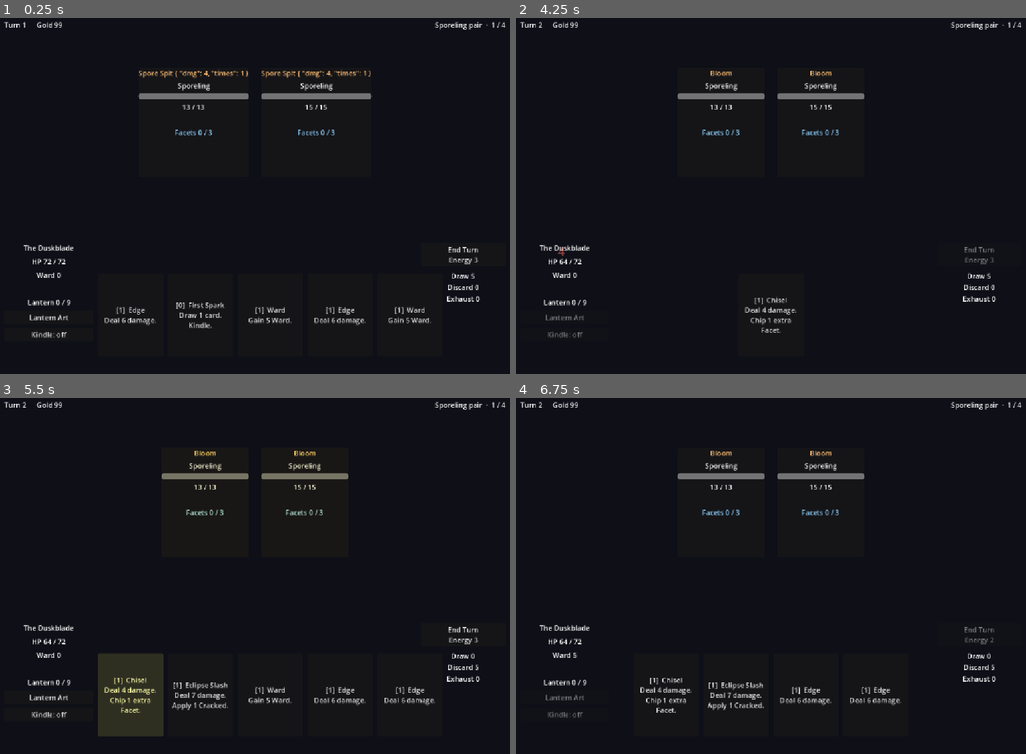
Above: before the commit, frames 1-4 (two rows, left to right).
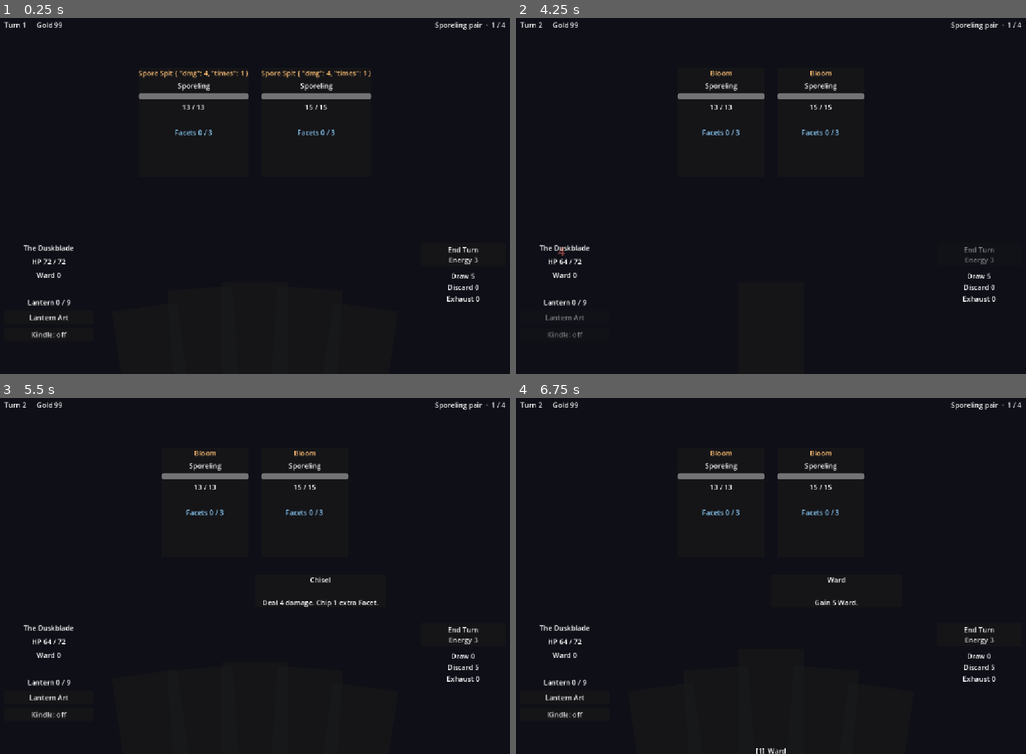
Above: after the commit, the same moments.

Repository: fol2/glassvow
Game: Godot game, scene res://application/main.tscn
Two runs of this game, one before a commit and one after it. Both use one fixed random seed, a clock stepped at 60 frames per second and the inputs below.
Inputs (mouse positions are in pixels of both pictures, inside the frame that each line leads up to):
- Up to frame 1 (0.25 s): no input
- Up to frame 2 (4.25 s): click "Lantern Art" at 0.5 s; click "Kindle: off" at 1.25 s; click "Kindle: on" at 2 s; click "End Turn Energy 3" at 2.75 s; tap Enter at 3.5 s; drag from (709, 121) to (822, 114) at 3.52 s
- Up to frame 3 (5.5 s): click (255, 693) at 4.25 s, where only the run before the commit has a clickable "[1] Chisel Deal 4 damage. Chi…"; click (132, 693) at 5 s, where only the run before the commit has a clickable "[1] Chisel Deal 4 damage. Chi…"
- Up to frame 4 (6.75 s): click (714, 693) at 5.75 s, where only the run before the commit has a clickable "[1] Eclipse Slash Deal 7 dama…"; click (786, 693) at 6.5 s, where only the run before the commit has a clickable "[1] Ward Gain 5 Ward."

The runs differ from the first frame. In frame 1, 0.8% of the frame differs, in the area x 20-85%, y 79-88%; in frame 2, 0.2%; in frame 3, 4.0%, in the area x 19-86%, y 18-95%; in frame 4, 1.3%.

Commit message:
feat(M5b): hand arc + drag-to-play input machine
HandView becomes the arc + gesture owner: fan layout (centered spread,
outer cards lower + tilted), 14px slop threshold (below = tap-to-inspect,
above = drag), hover raise mouse-only, mouse + touch through gui_input
(no emulate_touch_from_mouse; touch positions lifted to global via the
control transform). Targeted cards drop onto an enemy pane's rect;
untargeted/kindle release above the hand line; failed drops snap back.
CombatScreen gains rules-gated request_play/request_kindle plus a tap
inspect panel; the arm/click stub and EnemyView's click path are gone.

Co-Authored-By: Claude Opus 4.8 (1M context) <noreply@anthropic.com>
Claude-Session: https://claude.ai/code/session_018MzyKvTGJkNuno8dxQa9kt

Diff:
--- a/presentation/combat/card_view.gd
+++ b/presentation/combat/card_view.gd
@@ -1,13 +1,26 @@
 class_name CardView
-extends Button
-## One card in the hand. M5a skeleton: a tall button showing cost / name /
-## rules text; drag-to-play arrives with the HandView input pass (M5b).
+extends PanelContainer
+## One card in the hand: cost / name / rules text, plus the raw pointer
+## surface for the hand's drag state machine. Mouse and touch both arrive
+## through _gui_input (no emulate_touch_from_mouse); hover exists only on
+## the mouse path by nature.
+
+signal pressed_at(uid: int, global_pos: Vector2)
+signal moved_to(uid: int, global_pos: Vector2)
+signal released_at(uid: int, global_pos: Vector2)
+signal hover_changed(uid: int, hovering: bool)
 
 var uid: int = 0
 var card_id: StringName = &""
-## "enemy" needs a target click; everything else plays on press.
+## "enemy" needs a drop on an enemy; everything else plays on release above the hand.
 var target_kind: String = ""
 var unplayable: bool = false
+var playable: bool = true
+## Layout home assigned by HandView._relayout; snap-back target.
+var home_position: Vector2 = Vector2.ZERO
+var home_rotation: float = 0.0
+
+var _held: bool = false
 
 
 func _init(inst: CardInst, data: Dictionary, cost: int) -> void:
@@ -16,6 +29,9 @@
 	target_kind = str(data.get("target", ""))
 	var unplayable_flag: bool = data.get("unplayable", false)
 	unplayable = unplayable_flag
+	custom_minimum_size = Vector2(150, 190)
+	size = custom_minimum_size
+	pivot_offset = custom_minimum_size * 0.5
 	var display_name: String = str(data.get("name", String(inst.id)))
 	if inst.up:
 		display_name += "+"
@@ -24,18 +40,51 @@
 	# rich text lands with the craft pass.
 	rules_text = rules_text.replace("@", "").replace("#", "")
 	var cost_line: String = "-" if unplayable else str(cost)
-	text = "[%s]  %s\n\n%s" % [cost_line, display_name, rules_text]
-	custom_minimum_size = Vector2(150, 190)
-	clip_text = false
-	autowrap_mode = TextServer.AUTOWRAP_WORD_SMART
-	alignment = HORIZONTAL_ALIGNMENT_CENTER
+	var body: Label = Label.new()
+	body.text = "[%s]  %s\n\n%s" % [cost_line, display_name, rules_text]
+	body.autowrap_mode = TextServer.AUTOWRAP_WORD_SMART
+	body.horizontal_alignment = HORIZONTAL_ALIGNMENT_CENTER
+	body.mouse_filter = Control.MOUSE_FILTER_IGNORE  # pointer belongs to the card
+	add_child(body)
+	mouse_entered.connect(func() -> void: hover_changed.emit(uid, true))
+	mouse_exited.connect(func() -> void: hover_changed.emit(uid, false))
+
+
+func _gui_input(event: InputEvent) -> void:
+	var mb: InputEventMouseButton = event as InputEventMouseButton
+	if mb != null and mb.button_index == MOUSE_BUTTON_LEFT:
+		_press_release(mb.pressed, mb.global_position)
+		return
+	var st: InputEventScreenTouch = event as InputEventScreenTouch
+	if st != null:
+		# Touch events carry only a control-local position — lift to global.
+		_press_release(st.pressed, get_global_transform() * st.position)
+		return
+	var mm: InputEventMouseMotion = event as InputEventMouseMotion
+	if mm != null and _held:
+		moved_to.emit(uid, mm.global_position)
+		return
+	var sd: InputEventScreenDrag = event as InputEventScreenDrag
+	if sd != null and _held:
+		moved_to.emit(uid, get_global_transform() * sd.position)
+
+
+func _press_release(pressed: bool, global_pos: Vector2) -> void:
+	if pressed:
+		_held = true
+		pressed_at.emit(uid, global_pos)
+	elif _held:
+		_held = false
+		released_at.emit(uid, global_pos)
 
 
 ## Grey out cards the player cannot afford / play right now.
-func set_playable(playable: bool) -> void:
-	disabled = not playable
-	modulate = Color(1, 1, 1, 1) if playable else Color(0.6, 0.6, 0.6, 0.8)
+func set_playable(can: bool) -> void:
+	playable = can
+	modulate = Color(1, 1, 1, 1) if can else Color(0.6, 0.6, 0.6, 0.8)
 
 
-func set_armed(armed: bool) -> void:
-	modulate = Color(1.2, 1.2, 0.7, 1) if armed else Color(1, 1, 1, 1)
+func snap_home() -> void:
+	position = home_position
+	rotation = home_rotation
+	scale = Vector2.ONE
--- a/presentation/combat/combat_screen.gd
+++ b/presentation/combat/combat_screen.gd
@@ -33,7 +33,8 @@
 var _overlay_title: Label
 var _overlay_body: Label
 var _overlay_button: Button
-var _armed_uid: int = -1
+var _inspect: PanelContainer
+var _inspect_label: Label
 var _over_emitted: bool = false
 
 
@@ -114,16 +115,26 @@
 	_kindle_toggle.toggled.connect(_on_kindle_toggled)
 	player_box.add_child(_kindle_toggle)
 
-	var hand_center: CenterContainer = CenterContainer.new()
-	hand_center.set_anchors_preset(Control.PRESET_BOTTOM_WIDE)
-	hand_center.offset_top = -250
-	hand_center.offset_left = 230
-	hand_center.offset_right = -230
-	hand_center.offset_bottom = -20
-	add_child(hand_center)
 	_hand = HandView.new()
-	_hand.card_pressed.connect(_on_card_pressed)
-	hand_center.add_child(_hand)
+	_hand.set_anchors_preset(Control.PRESET_BOTTOM_WIDE)
+	_hand.offset_top = -260
+	_hand.offset_left = 230
+	_hand.offset_right = -230
+	_hand.offset_bottom = -10
+	_hand.card_tapped.connect(_on_card_tapped)
+	_hand.card_drag_moved.connect(_on_card_drag_moved)
+	_hand.card_drag_released.connect(_on_card_drag_released)
+	add_child(_hand)
+
+	_inspect = PanelContainer.new()
+	_inspect.set_anchors_preset(Control.PRESET_CENTER)
+	_inspect.visible = false
+	_inspect.gui_input.connect(_on_inspect_input)
+	add_child(_inspect)
+	_inspect_label = _label("")
+	_inspect_label.autowrap_mode = TextServer.AUTOWRAP_WORD_SMART
+	_inspect_label.custom_minimum_size = Vector2(300, 0)
+	_inspect.add_child(_inspect_label)
 
 	var right_box: VBoxContainer = VBoxContainer.new()
 	right_box.anchor_left = 1.0
@@ -177,7 +188,6 @@
 
 func start_encounter(enemy_ids: Array, kind: String, encounter_text: String) -> void:
 	_over_emitted = false
-	_armed_uid = -1
 	_encounter_label.text = encounter_text
 	# Live play rolls the elite affix inside start_combat (traces passed it
 	# explicitly only to skip the rng draw).
@@ -191,7 +201,6 @@
 			var affix_def: Dictionary = game.content.affixes.get(String(game.cb.affix), {})
 			display = "%s %s" % [str(affix_def.get("name", String(game.cb.affix))), e.name]
 		var view: EnemyView = EnemyView.new(e.idx, display)
-		view.clicked.connect(_on_enemy_clicked)
 		_enemy_row.add_child(view)
 		_enemy_views.append(view)
 	_sync_all()
@@ -206,40 +215,91 @@
 
 # ---------------------------------------------------------------- input
 
-func _on_card_pressed(uid: int) -> void:
+## Play through the rules gate; false leaves state untouched (drop snaps back).
+func request_play(uid: int, target: Variant) -> bool:
 	if seq.is_busy() or game.cb.over:
-		return
+		return false
+	var inst: CardInst = _find_card(uid)
+	if inst == null or not _rules.can_play(game.cb, inst, target):
+		return false
+	seq.enqueue(game.apply({"t": "playCard", "uid": uid, "target": target}))
+	return true
+
+
+func request_kindle(uid: int) -> bool:
+	if seq.is_busy() or game.cb.over:
+		return false
+	var inst: CardInst = _find_card(uid)
+	if inst == null or not _rules.can_kindle(game.cb, inst):
+		return false
+	seq.enqueue(game.apply({"t": "kindleFromHand", "uid": uid}))
+	return true
+
+
+func _on_card_tapped(uid: int) -> void:
 	var inst: CardInst = _find_card(uid)
 	if inst == null:
 		return
+	var d: Dictionary = _rules.card_data(inst)
+	var display_name: String = str(d.get("name", String(inst.id)))
+	if inst.up:
+		display_name += "+"
+	var rules_text: String = str(d.get("text", "")).replace("@", "").replace("#", "")
+	_inspect_label.text = "%s\n\n%s" % [display_name, rules_text]
+	_inspect.visible = true
+
+
+func _on_inspect_input(event: InputEvent) -> void:
+	var mb: InputEventMouseButton = event as InputEventMouseButton
+	var st: InputEventScreenTouch = event as InputEventScreenTouch
+	if (mb != null and mb.pressed) or (st != null and st.pressed):
+		_inspect.visible = false
+
+
+func _on_card_drag_moved(uid: int, global_pos: Vector2) -> void:
+	var view: CardView = _hand.card_view(uid)
+	if view == null or view.target_kind != "enemy":
+		return
+	var hovered: int = _enemy_at(global_pos)
+	for ev: EnemyView in _enemy_views:
+		ev.set_targetable(ev.idx == hovered)
+
+
+func _on_card_drag_released(uid: int, global_pos: Vector2) -> void:
+	for ev: EnemyView in _enemy_views:
+		ev.set_targetable(false)
+	_inspect.visible = false
+	var view: CardView = _hand.card_view(uid)
+	if view == null:
+		return
 	if _kindle_toggle.button_pressed:
-		if _rules.can_kindle(game.cb, inst):
-			_disarm()
-			seq.enqueue(game.apply({"t": "kindleFromHand", "uid": uid}))
-		return
-	var view: CardView = _hand.card_view(uid)
-	if view != null and view.target_kind == "enemy":
-		if _armed_uid == uid:
-			_disarm()
-		else:
-			_arm(uid)
-		return
-	_disarm()
-	seq.enqueue(game.apply({"t": "playCard", "uid": uid}))
-
-
-func _on_enemy_clicked(idx: int) -> void:
-	if seq.is_busy() or game.cb.over or _armed_uid < 0:
-		return
-	var uid: int = _armed_uid
-	_disarm()
-	seq.enqueue(game.apply({"t": "playCard", "uid": uid, "target": idx}))
+		if _above_hand(global_pos) and request_kindle(uid):
+			return
+	elif view.target_kind == "enemy":
+		var idx: int = _enemy_at(global_pos)
+		if idx >= 0 and request_play(uid, idx):
+			return
+	elif _above_hand(global_pos) and request_play(uid, null):
+		return
+	_hand.snap_back(uid)
+
+
+func _above_hand(global_pos: Vector2) -> bool:
+	return global_pos.y < _hand.get_global_rect().position.y
+
+
+func _enemy_at(global_pos: Vector2) -> int:
+	for ev: EnemyView in _enemy_views:
+		if not ev.get_global_rect().has_point(global_pos):
+			continue
+		if ev.idx < game.cb.enemies.size() and game.cb.enemies[ev.idx].hp > 0:
+			return ev.idx
+	return -1
 
 
 func _on_end_turn_pressed() -> void:
 	if seq.is_busy() or game.cb.over:
 		return
-	_disarm()
 	seq.enqueue(game.apply({"t": "endTurn"}))
 
 
@@ -247,33 +307,13 @@
 	if seq.is_busy() or game.cb.over:
 		return
 	if _rules.can_use_art(game.run, game.cb):
-		_disarm()
 		seq.enqueue(game.apply({"t": "useArt"}))
 
 
 func _on_kindle_toggled(on: bool) -> void:
 	_kindle_toggle.text = "Kindle: on" if on else "Kindle: off"
-	_disarm()
-
-
-func _arm(uid: int) -> void:
-	_disarm()
-	_armed_uid = uid
-	var view: CardView = _hand.card_view(uid)
-	if view != null:
-		view.set_armed(true)
-	for ev: EnemyView in _enemy_views:
-		ev.set_targetable(true)
-
-
-func _disarm() -> void:
-	if _armed_uid >= 0:
-		var view: CardView = _hand.card_view(_armed_uid)
-		if view != null:
-			view.set_armed(false)
-	_armed_uid = -1
-	for ev: EnemyView in _enemy_views:
-		ev.set_targetable(false)
+	_hand.cancel_drag()
+	_sync_all()  # playability flips between play-cost and kindle rules
 
 
 func _find_card(uid: int) -> CardInst:
@@ -448,6 +488,11 @@
 	_end_turn.disabled = locked
 	_art_button.disabled = locked
 	_kindle_toggle.disabled = locked
+	_hand.locked = locked
+	if locked:
+		_hand.cancel_drag()
+		for ev: EnemyView in _enemy_views:
+			ev.set_targetable(false)
 	if not busy:
 		_sync_all()
 
--- a/presentation/combat/enemy_view.gd
+++ b/presentation/combat/enemy_view.gd
@@ -2,9 +2,9 @@
 extends PanelContainer
 ## One enemy pane: intent, name, HP bar, ward, facet gauge, statuses.
 ## Renders from explicit sync calls / event fields — never reads combat
-## state directly (the sequencer contract).
-
-signal clicked(idx: int)
+## state directly (the sequencer contract). Targeting is drop-based (the
+## hand's drag machine hit-tests this view's rect), so the pane takes no
+## pointer input of its own.
 
 var idx: int = 0
 
@@ -50,12 +50,6 @@
 	l.text = initial
 	l.horizontal_alignment = HORIZONTAL_ALIGNMENT_CENTER
 	return l
-
-
-func _gui_input(event: InputEvent) -> void:
-	var mb: InputEventMouseButton = event as InputEventMouseButton
-	if mb != null and mb.pressed and mb.button_index == MOUSE_BUTTON_LEFT and not _dead:
-		clicked.emit(idx)
 
 
 ## Full sync from an enemy snapshot (drain-idle truth).
--- a/presentation/combat/hand_view.gd
+++ b/presentation/combat/hand_view.gd
@@ -1,16 +1,33 @@
 class_name HandView
-extends HBoxContainer
-## The hand strip. M5a: a centered row of CardViews with click-to-play;
-## the arc layout + drag-to-play input pass replaces the interaction in M5b.
+extends Control
+## The hand: arc layout + the tap/drag state machine (plan M5). Below the
+## slop threshold a release is a tap (inspect); above it the card is dragged
+## and the screen decides what a release means (play on an enemy / above the
+## hand line, else snap back). Hover raise is mouse-only.
 
-signal card_pressed(uid: int)
+signal card_tapped(uid: int)
+signal card_drag_moved(uid: int, global_pos: Vector2)
+signal card_drag_released(uid: int, global_pos: Vector2)
+
+const SLOP: float = 14.0
+const CARD_SPACING: float = 120.0
+const ARC_DROP: float = 14.0
+const TILT_DEGREES: float = 4.0
+const HOVER_RAISE: float = 30.0
+
+## Ignore pointer input while the sequencer is busy (input-lock contract).
+var locked: bool = false
 
 var _views: Dictionary = {}  # uid -> CardView
+var _order: Array[int] = []  # layout order, independent of z-order changes
+var _drag_uid: int = -1
+var _dragging: bool = false
+var _press_pos: Vector2 = Vector2.ZERO
 
 
 func _init() -> void:
-	alignment = BoxContainer.ALIGNMENT_CENTER
-	add_theme_constant_override("separation", 10)
+	mouse_filter = Control.MOUSE_FILTER_IGNORE  # cards take the pointer, not the strip
+	resized.connect(_relayout)
 
 
 func has_card(uid: int) -> bool:
@@ -22,13 +39,22 @@
 	return v
 
 
+func uids() -> Array[int]:
+	return _order.duplicate()
+
+
 func add_card(inst: CardInst, data: Dictionary, cost: int) -> CardView:
 	if _views.has(inst.uid):
 		return _views[inst.uid]
 	var view: CardView = CardView.new(inst, data, cost)
 	_views[inst.uid] = view
+	_order.append(inst.uid)
 	add_child(view)
-	view.pressed.connect(func() -> void: card_pressed.emit(view.uid))
+	view.pressed_at.connect(_on_card_pressed_at)
+	view.moved_to.connect(_on_card_moved_to)
+	view.released_at.connect(_on_card_released_at)
+	view.hover_changed.connect(_on_card_hover)
+	_relayout()
 	return view
 
 
@@ -36,9 +62,14 @@
 	var view: CardView = _views.get(uid)
 	if view == null:
 		return
+	if _drag_uid == uid:
+		_drag_uid = -1
+		_dragging = false
 	_views.erase(uid)
+	_order.erase(uid)
 	remove_child(view)  # detach now — queue_free alone leaves a zombie until frame end
 	view.queue_free()
+	_relayout()
 
 
 func clear() -> void:
@@ -47,10 +78,102 @@
 		remove_child(view)
 		view.queue_free()
 	_views.clear()
+	_order.clear()
+	_drag_uid = -1
+	_dragging = false
 
 
-func uids() -> Array[int]:
-	var out: Array[int] = []
-	for uid_v: Variant in _views.keys():
-		out.append(uid_v)
-	return out
+## Cancel an in-flight drag (input lock kicking in mid-gesture).
+func cancel_drag() -> void:
+	if _drag_uid >= 0:
+		var view: CardView = _views.get(_drag_uid)
+		if view != null:
+			view.snap_home()
+	_drag_uid = -1
+	_dragging = false
+
+
+func snap_back(uid: int) -> void:
+	var view: CardView = _views.get(uid)
+	if view != null:
+		view.snap_home()
+
+
+# ---------------------------------------------------------------- layout
+
+## Fan the cards along a shallow arc: centered spread, outer cards sit lower
+## and tilt outward.
+func _relayout() -> void:
+	var n: int = _order.size()
+	if n == 0:
+		return
+	var spacing: float = CARD_SPACING
+	if n > 1:
+		spacing = minf(CARD_SPACING, (size.x - 160.0) / float(n - 1))
+	var center_x: float = size.x * 0.5
+	var base_y: float = maxf(0.0, size.y - 200.0)
+	for i: int in range(n):
+		var view: CardView = _views[_order[i]]
+		var t: float = float(i) - float(n - 1) * 0.5
+		view.home_position = Vector2(
+			center_x + t * spacing - view.size.x * 0.5,
+			base_y + t * t * ARC_DROP
+		)
+		view.home_rotation = deg_to_rad(t * TILT_DEGREES)
+		if _drag_uid != view.uid or not _dragging:
+			view.snap_home()
+
+
+# ---------------------------------------------------------------- gestures
+
+func _on_card_pressed_at(uid: int, global_pos: Vector2) -> void:
+	if locked:
+		return
+	_drag_uid = uid
+	_dragging = false
+	_press_pos = global_pos
+
+
+func _on_card_moved_to(uid: int, global_pos: Vector2) -> void:
+	if locked or _drag_uid != uid:
+		return
+	var view: CardView = _views.get(uid)
+	if view == null:
+		return
+	if not _dragging:
+		if global_pos.distance_to(_press_pos) < SLOP:
+			return
+		if not view.playable:
+			return  # unplayable cards can be tapped, never dragged
+		_dragging = true
+		view.move_to_front()
+		view.rotation = 0.0
+	view.global_position = global_pos - view.size * 0.5
+	card_drag_moved.emit(uid, global_pos)
+
+
+func _on_card_released_at(uid: int, global_pos: Vector2) -> void:
+	if _drag_uid != uid:
+		return
+	var was_dragging: bool = _dragging
+	_drag_uid = -1
+	_dragging = false
+	if locked:
+		snap_back(uid)
+		return
+	if was_dragging:
+		card_drag_released.emit(uid, global_pos)
+	else:
+		card_tapped.emit(uid)
+
+
+func _on_card_hover(uid: int, hovering: bool) -> void:
+	if locked or _dragging:
+		return
+	var view: CardView = _views.get(uid)
+	if view == null:
+		return
+	view.snap_home()
+	if hovering:
+		view.position.y -= HOVER_RAISE
+		view.move_to_front()
--- a/tests/test_presentation.gd
+++ b/tests/test_presentation.gd
@@ -36,7 +36,23 @@
 	_check(fails, screen._enemy_views.size() == 2, "two enemy views")
 	_check(fails, screen._hand.uids().size() == 5, "hand renders 5 cards")
 
-	# Play the first enemy-target card through the real input path (arm → click).
+	# Tap (below slop) = inspect, never a play.
+	var first_uid: int = game.cb.hand[0].uid
+	var hand_view: HandView = screen._hand
+	hand_view._on_card_pressed_at(first_uid, Vector2(100, 700))
+	hand_view._on_card_released_at(first_uid, Vector2(104, 703))
+	_check(fails, screen._inspect.visible, "tap opens the inspect panel")
+	_check(fails, game.cb.hand.size() == 5, "tap does not play the card")
+	screen._inspect.visible = false
+
+	# Drag past slop arms the drag machine; a dead-zone release snaps back.
+	hand_view._on_card_pressed_at(first_uid, Vector2(100, 700))
+	hand_view._on_card_moved_to(first_uid, Vector2(100, 660))
+	_check(fails, hand_view._dragging, "40px drag passes the slop threshold")
+	hand_view._on_card_released_at(first_uid, Vector2(100, 790))
+	_check(fails, game.cb.hand.size() == 5, "release inside the hand zone cancels")
+
+	# Play the first enemy-target card through the rules-gated play request.
 	var target_uid: int = -1
 	for c: CardInst in game.cb.hand:
 		var d: Dictionary = game.rules.card_data(c)
@@ -46,12 +62,11 @@
 	_check(fails, target_uid >= 0, "an enemy-target card is in the opening hand")
 	if target_uid >= 0:
 		var hand_before: int = game.cb.hand.size()
-		screen._on_card_pressed(target_uid)
-		_check(fails, screen._armed_uid == target_uid, "card arms for targeting")
-		screen._on_enemy_clicked(0)
+		_check(fails, screen.request_play(target_uid, 0), "request_play accepts a valid target")
 		_check(fails, not screen.seq.is_busy(), "instant drain completes synchronously")
 		_check(fails, game.cb.hand.size() == hand_before - 1, "card left the hand")
 		_check(fails, screen._hand.uids().size() == game.cb.hand.size(), "hand view tracks state")
+		_check(fails, not screen.request_play(9999, 0), "unknown uid rejected")
 
 	# End the turn: enemy phase runs, next turn draws back to 5.
 	screen._on_end_turn_pressed()
